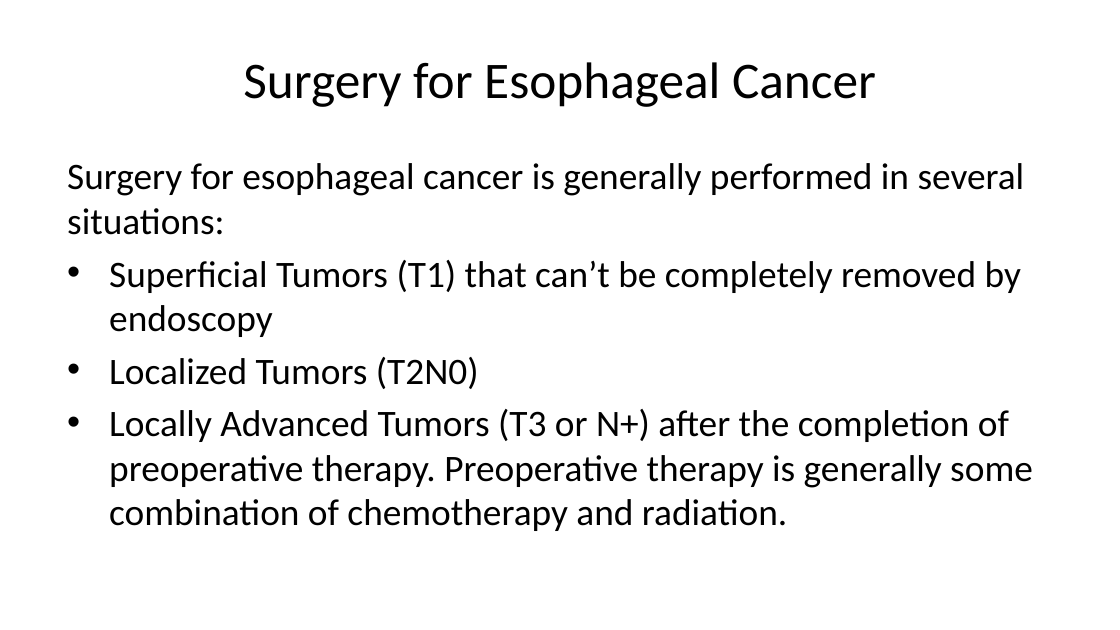
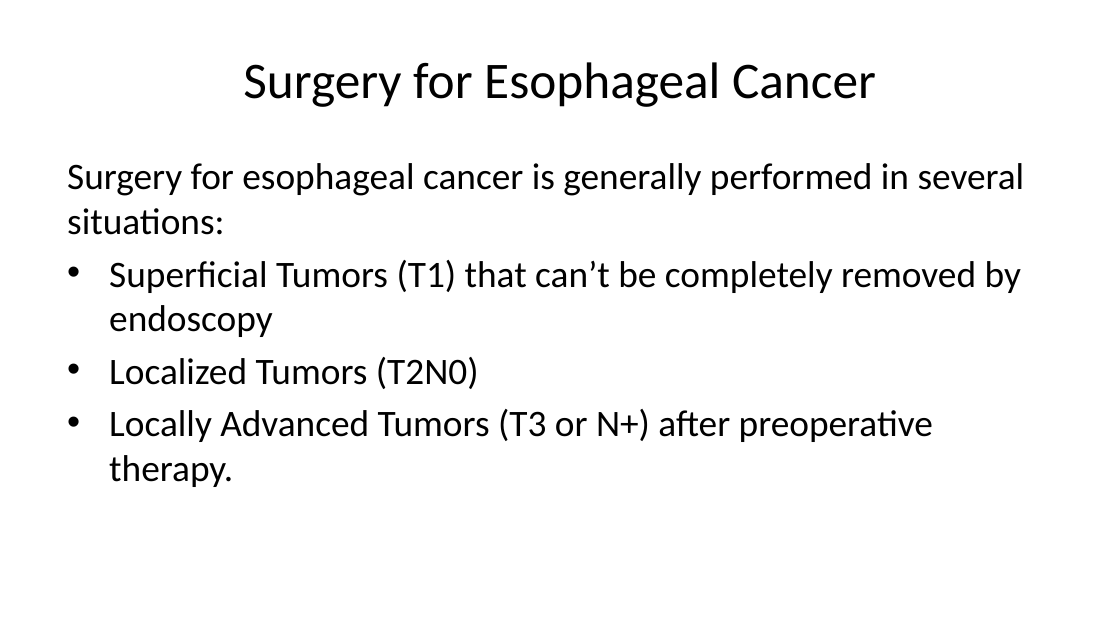
Before and after one commit to jcsalo/patient_education, a slide deck: slide 2 of lci_surgery.pptx. Drawn at 1120x630 pixels with LibreOffice and Linux fonts; fonts in the diff are those of the drawing. Boxes give left, top, right and bottom in pixels: in the first picture for what was removed or moved away, otherwise in the second. Text is boxed around its words. In the diff, an @@ line names an element or a change of style, - is before the commit and + after.

```diff
--- a/lci_surgery.pptx
+++ b/lci_surgery.pptx
@@ text at bbox=[109, 409, 933, 487]: text changed @@
-• Locally Advanced Tumors (T3 or N+) after the completion of preoperative therapy. Preoperative therapy is generally some combination of chemotherapy and radiation.
+• Locally Advanced Tumors (T3 or N+) after preoperative therapy.
```
Also in this commit, not shown: 1 other slide changed, 42 other files.
